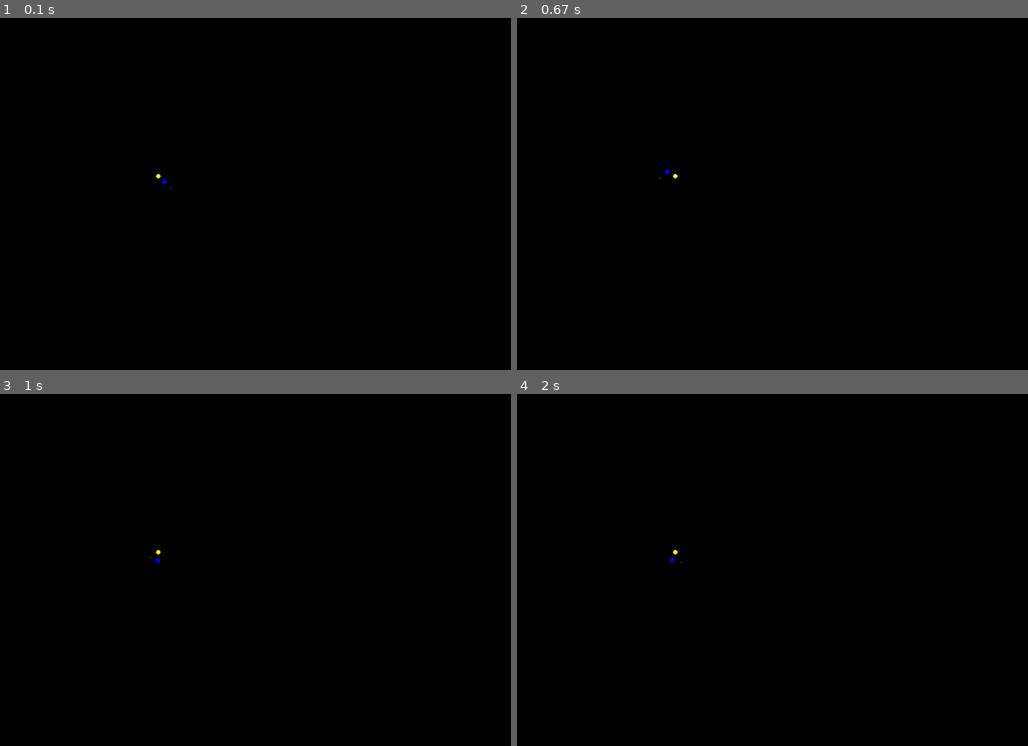
Above: before the commit, frames 1-4 (two rows, left to right).
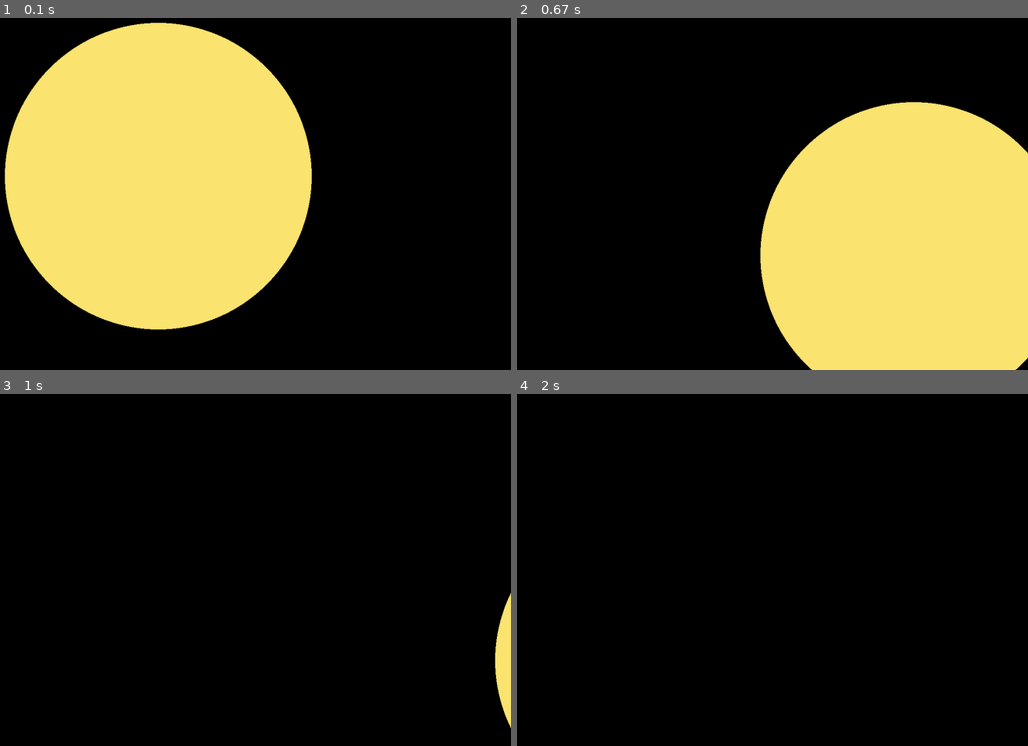
Above: after the commit, the same moments.

Repository: jmwhitworth/Pygame-Solar-System
Game: pygame game, started from solarsystem.py
Two runs of this game, one before a commit and one after it. Both use one fixed random seed, a clock stepped at 60 frames per second and the inputs below.
Inputs (mouse positions are in pixels of both pictures, inside the frame that each line leads up to):
- Up to frame 1 (0.1 s): no input
- Up to frame 2 (0.67 s): press the mouse at (outside the picture) at 0.37 s; move the mouse to (624, 225) at 0.47 s; release the mouse at (741, 267) at 0.6 s
- Up to frame 3 (1 s): press the mouse at (outside the picture) at 0.7 s; move the mouse to (112, 577) at 0.8 s; release the mouse at (240, 594) at 0.93 s
- Up to frame 4 (2 s): press the mouse at (outside the picture) at 1.03 s; move the mouse to (573, 608) at 1.13 s; release the mouse at (644, 658) at 1.27 s

The runs differ from the first frame. In frame 1, 41% of the frame differs, in the area x 0-62%, y 1-89%; in frame 2, 35%; in frame 3, 0.9%; in frame 4, less than 0.1%.

Commit message:
zooming and clickdrag camera working

Diff:
--- a/bodies.json
+++ b/bodies.json
@@ -2,15 +2,15 @@
     "Stars": {
         "Sun": {
             "Name": "Sun",
-            "Size": 50,
+            "Size": 696340000,
             "Position": {
                 "x": 800,
                 "y": 400
             },
             "Colour": {
-                "r": 255,
-                "g": 255,
-                "b": 0
+                "r": 252,
+                "g": 229,
+                "b": 112
             }
         }
     },
@@ -18,13 +18,13 @@
         "Earth": {
             "Name": "Earth",
             "Orbits": "Sun",
-            "Size": 50,
-            "Distance": 100,
-            "Velocity": 10,
+            "Size": 6371000,
+            "Distance": 152020000000,
+            "Velocity": 1000,
             "Colour": {
-                "r": 0,
-                "g": 0,
-                "b": 255
+                "r": 50,
+                "g": 50,
+                "b": 250
             }
         }
     },
@@ -32,9 +32,9 @@
         "Moon": {
             "Name": "Moon",
             "Orbits": "Earth",
-            "Size": 20,
-            "Distance": 100,
-            "Velocity": -5,
+            "Size": 1737400,
+            "Distance": 384400000,
+            "Velocity": 2300,
             "Colour": {
                 "r": 50,
                 "g": 50,
--- a/settings.json
+++ b/settings.json
@@ -1,13 +1,17 @@
 {
     "Screen": {
-        "Title": "Solar System Simulation",
-        "FPS": 60,
-        "Width": 1600,
-        "Height": 840
+        "Title":    "Solar System Simulation by Jack Whitworth",
+        "FPS":      60,
+        "Width":    1600,
+        "Height":   840
     },
     "Scales": {
-        "Size": 0.1,
-        "Distance": 0.2,
-        "Velocity": 0.01
+        "Size":     0.000001,
+        "Distance": 0.00000001,
+        "Velocity": 0.000001,
+        "Incriments": {
+            "Up":   1.42,
+            "Down": 0.7
+        }
     }
 }
--- a/solarsystem.py
+++ b/solarsystem.py
@@ -15,106 +15,177 @@
 WIN = pg.display.set_mode((SETTINGS["Screen"]["Width"], SETTINGS["Screen"]["Height"]))
 pg.display.set_caption(SETTINGS["Screen"]["Title"])
 
-#SPRITE GROUP FOR UPDATING AND SEARCHING
-visible_sprites = pg.sprite.Group()
 
+class MoveableCameraGroup(pg.sprite.Group):
+    """
+    SPRITE GROUP SUBCLASS TO HANDLE MOUSE INPUTS AS OFFSETS FOR A 'CAMERA'
+    """
+    def __init__(self, SETTINGS):
+        super().__init__()
+        self.scale_size     = SETTINGS["Scales"]["Size"]
+        self.scale_velocity = SETTINGS["Scales"]["Velocity"]
+        self.scale_distance = SETTINGS["Scales"]["Distance"]
+        self.incriment_up   = SETTINGS["Scales"]["Incriments"]["Up"]
+        self.incriment_down = SETTINGS["Scales"]["Incriments"]["Down"]
 
-def get_body_by_name(name):
-    """
-    SEARCHES ALL SPRITES IN THE VISIBLE SPRITE GROUP
-    AND RETURNS THE SPRITE WITH THE GIVEN NAME
-    """
-    for sprite in visible_sprites:
-        if sprite.name == name:
-            return sprite
-    return False
+        self.offset             = pg.math.Vector2() #TO APPLY TO SPRITES
+        self.clickstart_offset  = pg.math.Vector2() #NORMALISE AFTER CLICK
+        self.dragging           = False #WHEN TO APPLY OFFSET TO SPRITES
 
+    def move_camera(self, event):
+        """
+        CLICK AND DRAG TO MOVE THE 'CAMERA'
+        """
+        if event.type == pg.MOUSEBUTTONDOWN and event.button == 1:
+            self.dragging = True
+            mouse_x, mouse_y = pg.mouse.get_pos()
+            self.clickstart_offset.x = self.offset.x - mouse_x
+            self.clickstart_offset.y = self.offset.y - mouse_y
+
+        elif event.type == pg.MOUSEBUTTONUP and event.button == 1:
+            self.dragging = False
+
+        elif event.type == pg.MOUSEMOTION:
+            if self.dragging:
+                mouse_x, mouse_y = pg.mouse.get_pos()
+                self.offset.x = mouse_x + self.clickstart_offset.x
+                self.offset.y = mouse_y + self.clickstart_offset.y
+
+        elif event.type == pg.MOUSEBUTTONDOWN and event.button == 4:
+            self.scale_size     *= self.incriment_up
+            self.scale_velocity *= self.incriment_up
+            self.scale_distance *= self.incriment_up
+
+        elif event.type == pg.MOUSEBUTTONDOWN and event.button == 5:
+            self.scale_size     *= self.incriment_down
+            self.scale_velocity *= self.incriment_down
+            self.scale_distance *= self.incriment_down
+
+    def create_sprites(self):
+        #CREATE STARS FROM FILE
+        for i in BODIES["Stars"]:
+            i = BODIES["Stars"][i]
+            colour = (i["Colour"]["r"],i["Colour"]["g"],i["Colour"]["b"])
+            star(
+                self,
+                i["Name"],
+                i["Size"]/2,
+                i["Position"]["x"],
+                i["Position"]["y"],
+                colour
+            )
+
+        #CREATE ASTEROID BELT USING FILE DATA
+        """CODE HERE"""
+
+        #CREATE BACKGROUND STARS USING FILE DATA
+        """CODE HERE"""
+
+        #CREATE PLANETS & MOONS FROM FILE
+        orbiters = ["Planets", "Moons"]
+        for orbiter in orbiters:
+            for i in BODIES[orbiter]:
+                i = BODIES[orbiter][i]
+                colour = (i["Colour"]["r"],i["Colour"]["g"],i["Colour"]["b"])
+                if orbiter == "Moons":
+                    #MOVES MOONS SLIGHTLY FURTHER OUT AND REVERSES ORBIT DIRECTION
+                    i["Distance"] *= 10
+                    i["Velocity"] *= -1
+                satellite(
+                    self,
+                    i["Name"],
+                    i["Orbits"],
+                    i["Size"],
+                    i["Distance"],
+                    i["Velocity"],
+                    colour
+                )
+
+    def get_body_by_name(self, name):
+        """
+        SEARCHES ALL SPRITES IN THE SPRITE GROUP
+        AND RETURNS THE SPRITE WITH THE GIVEN NAME
+        """
+        for sprite in self:
+            if sprite.name == name:
+                return sprite
+        return False
 
 class star(pg.sprite.Sprite):
-    def __init__(self, name, size, x, y, colour):
-        super().__init__(visible_sprites)
-        self.name   = name
-        self.size   = size  * SETTINGS["Scales"]["Size"]
-        self.x      = x
-        self.y      = y
-        self.colour = colour
+    def __init__(self, sprite_group, name, size, x, y, colour):
+        super().__init__(sprite_group)
+        self.sprite_group   = sprite_group
+        self.name           = name
+        self.base_size      = size
+        self.base_radius    = 0
+        self.base_velocity  = 0
+        self.size           = self.base_size * self.sprite_group.scale_size
+        self.radius         = 0
+        self.velocity       = 0
+        self.x              = x
+        self.y              = y
+        self.colour         = colour
+        self.surface        = pg.display.get_surface()
 
-    def update(self, WIN):
-        pg.draw.circle(WIN, self.colour, (self.x, self.y), self.size)
+    def update(self):
+        self.scale()
+        self.draw()
+
+    def scale(self):
+        self.size       = self.base_size * self.sprite_group.scale_size
+        self.velocity   = self.base_velocity * self.sprite_group.scale_velocity
+        self.radius     = self.base_radius * self.sprite_group.scale_distance
+
+    def draw(self):
+        pg.draw.circle(
+            self.surface,
+            self.colour,
+            (self.x + self.sprite_group.offset.x, self.y + self.sprite_group.offset.y),
+            self.size)
 
 class satellite(star):
-    def __init__(self, name, parent_name, size, distance, velocity, colour):
-        super().__init__(name, size, 0, 0, colour)
-        self.radius     = distance * SETTINGS["Scales"]["Distance"]
-        self.velocity   = velocity * SETTINGS["Scales"]["Velocity"]
-        self.parent     = get_body_by_name(parent_name) #GETS SPRITE OF BODY TO ORBIT
+    def __init__(self, sprite_group, name, parent_name, size, radius, velocity, colour):
+        super().__init__(sprite_group, name, size, 0, 0, colour)
+        self.base_radius    = radius
+        self.base_velocity  = velocity
+        self.radius         = self.base_radius * sprite_group.scale_distance
+        self.velocity       = self.base_velocity * sprite_group.scale_velocity
+        self.parent         = sprite_group.get_body_by_name(parent_name) #GETS SPRITE OF BODY TO ORBIT
         self.center_of_rotation_x = self.parent.x
         self.center_of_rotation_y = self.parent.y
         self.angle = radians(randrange(0,360))
         self.x = self.center_of_rotation_x + self.radius * cos(self.angle)
         self.y = self.center_of_rotation_y - self.radius * sin(self.angle)
 
-    def update(self, WIN):
+    def update(self):
         self.center_of_rotation_x = self.parent.x
         self.center_of_rotation_y = self.parent.y
-        self.x = self.center_of_rotation_x + self.radius * cos(self.angle)
-        self.y = self.center_of_rotation_y - self.radius * sin(self.angle)
-
-        pg.draw.circle(WIN, self.colour, (self.x, self.y), self.size)
-
+        self.x = (self.center_of_rotation_x + self.radius * cos(self.angle))
+        self.y = (self.center_of_rotation_y - self.radius * sin(self.angle))
+        self.scale()
+        self.draw()
         self.angle = self.angle + self.velocity
         self.x = self.x + self.radius * self.velocity * cos(self.angle + pi / 2)
         self.y = self.y - self.radius * self.velocity * sin(self.angle + pi / 2)
 
 
-def create_sprites():
-    #CREATE STARS FROM FILE
-    for i in BODIES["Stars"]:
-        i = BODIES["Stars"][i]
-        colour = (i["Colour"]["r"],i["Colour"]["g"],i["Colour"]["b"])
-        star(
-            i["Name"],
-            i["Size"],
-            i["Position"]["x"],
-            i["Position"]["y"],
-            colour
-        )
+def run():
+    visible_sprites = MoveableCameraGroup(SETTINGS)
+    visible_sprites.create_sprites()
 
-    #CREATE ASTEROID BELT USING FILE DATA
-    """CODE HERE"""
-
-    #CREATE BACKGROUND STARS USING FILE DATA
-    """CODE HERE"""
-
-    #CREATE PLANETS & MOONS FROM FILE
-    orbiters = ["Planets", "Moons"]
-    for obiter in orbiters:
-        for i in BODIES[obiter]:
-            i = BODIES[obiter][i]
-            colour = (i["Colour"]["r"],i["Colour"]["g"],i["Colour"]["b"])
-            satellite(
-                i["Name"],
-                i["Orbits"],
-                i["Size"],
-                i["Distance"],
-                i["Velocity"],
-                colour
-            )
-
-def run():
-    create_sprites()
     clock = pg.time.Clock()
     run = True
     while run:
         clock.tick(FPS)
 
         WIN.fill((0, 0, 0))
-        visible_sprites.update(WIN)
+        visible_sprites.update()
         pg.display.update()
 
         for event in pg.event.get():
             if event.type == pg.QUIT:
                 run = False
+            visible_sprites.move_camera(event)
     quit()
 
 
Not shown, changed: README.md
